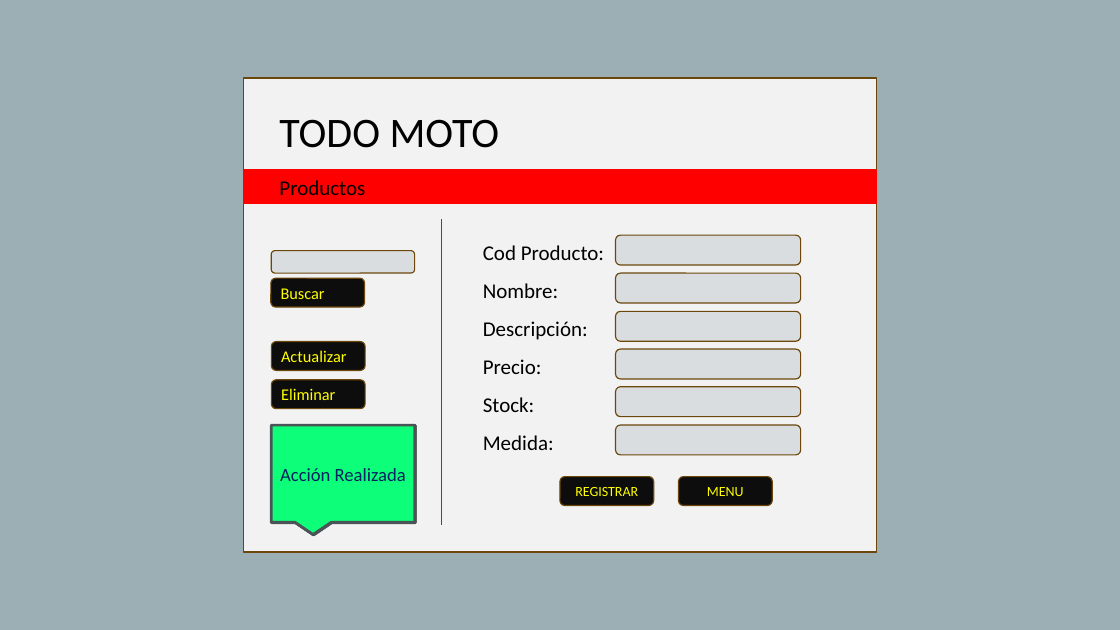
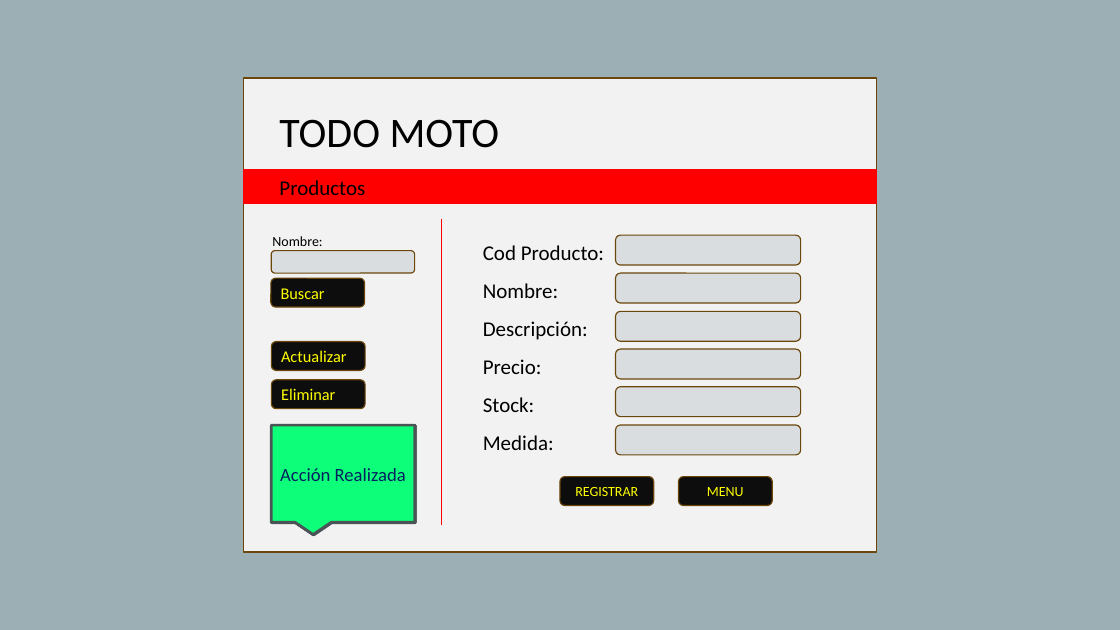
Before and after one commit to esejoel/PRO2, a slide deck: slide 6 of Sistema de Informacion/Prototipo.pptx. Drawn at 1120x630 pixels with LibreOffice and Linux fonts; fonts in the diff are those of the drawing. Boxes give left, top, right and bottom in pixels: in the first picture for what was removed or moved away, otherwise in the second. Text is boxed around its words. In the diff, an @@ line names an element or a change of style, - is before the commit and + after.

```diff
--- a/Sistema de Informacion/Prototipo.pptx
+++ b/Sistema de Informacion/Prototipo.pptx
@@ text added at (x1=272, y1=236, x2=322, y2=246), 12 pt, text #000000 @@
+Nombre:
```
Also in this commit, not shown: 5 other slides changed.
